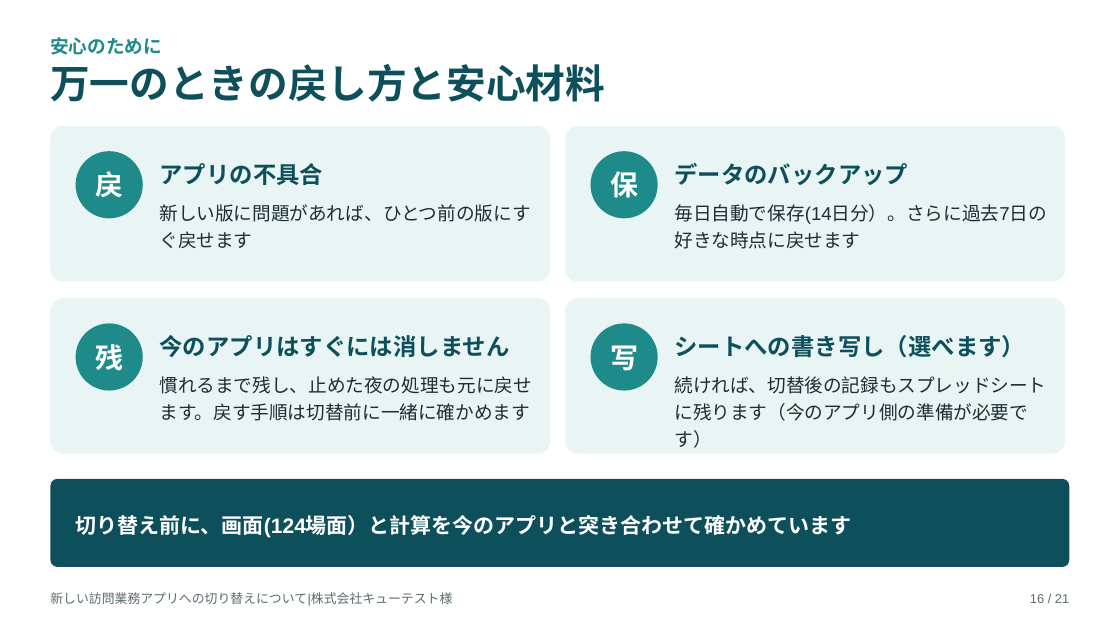
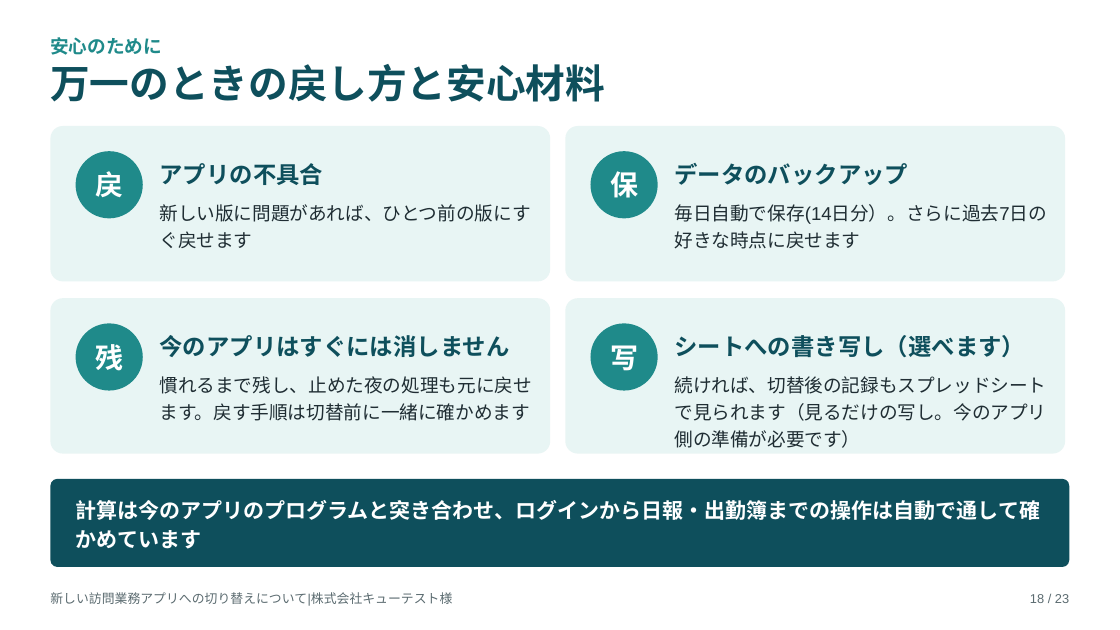
Before and after one commit to katahimo-dev/katahimo-app, a slide deck: slide 18 of doc/partner/新アプリ切替のご説明_キューテスト様.pptx (slide 16 before the commit). Drawn at 1120x630 pixels with LibreOffice and Linux fonts; fonts in the diff are those of the drawing. Boxes give left, top, right and bottom in pixels: in the first picture for what was removed or moved away, otherwise in the second. Text is boxed around its words. In the diff, an @@ line names an element or a change of style, - is before the commit and + after.

```diff
--- a/doc/partner/新アプリ切替のご説明_キューテスト様.pptx
+++ b/doc/partner/新アプリ切替のご説明_キューテスト様.pptx
@@ text at [674, 376, 1046, 448]: text changed @@
-続ければ、切替後の記録もスプレッドシートに残ります（今のアプリ側の準備が必要です）
+続ければ、切替後の記録もスプレッドシートで見られます（見るだけの写し。今のアプリ側の準備が必要です）
@@ text at [76, 500, 1041, 549]: text changed @@
-切り替え前に、画面(124場面）と計算を今のアプリと突き合わせて確かめています
+計算は今のアプリのプログラムと突き合わせ、ログインから日報・出勤簿までの操作は自動で通して確かめています
@@ text at [1030, 594, 1069, 603]: text changed @@
-16 / 21
+18 / 23
```
Also in this commit, not shown: 19 other slides changed, 2 slides added, 4 other files.
